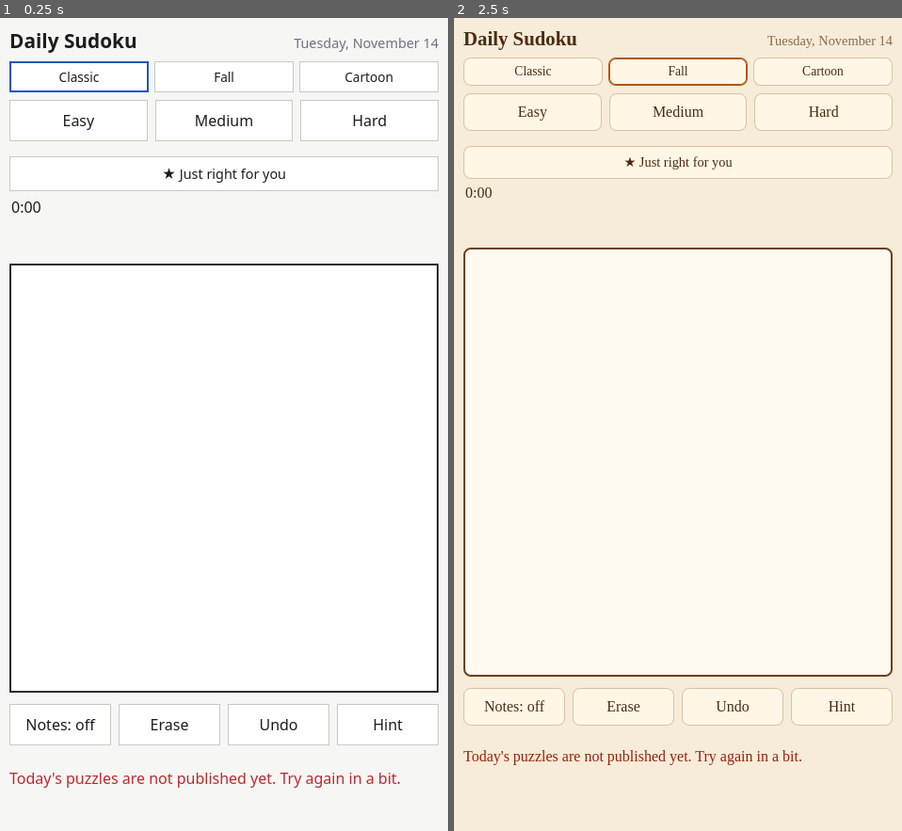
Above: before the commit, frames 1-2 (left to right).
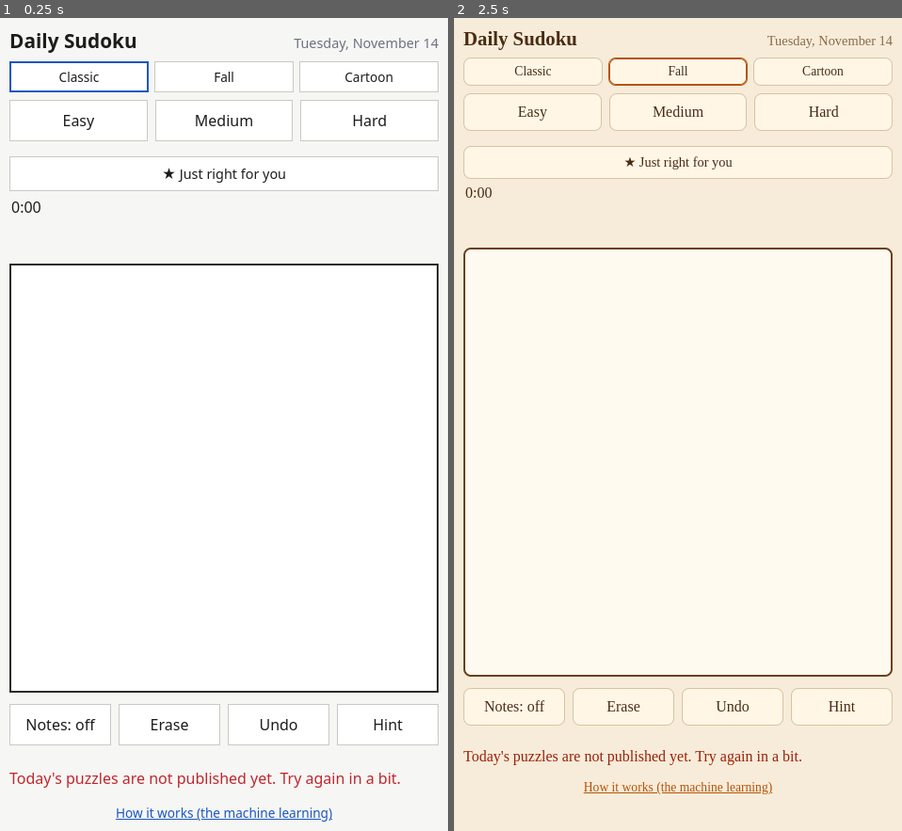
Above: after the commit, the same moments.

Repository: aiyma-a/daily-sudoku
Game: browser game, page docs/index.html
Same seed, same stepped clock (60 frames per second), same inputs: the game is played once before the commit and once after it.
Inputs:
- Up to frame 1 (0.25 s): no input
- Up to frame 2 (2.5 s): click "Classic" at 0.27 s; tap Space at 1.1, 1.6, 2.1 s; click "Hard" at 1.27 s; click "Medium" at 1.87 s; click "Hint" at 2.02 s; click "Fall" at 2.47 s

The runs differ from the first frame. In frame 1, 0.3% of the frame differs, in the area x 25-75%, y 97-99%; in frame 2, 0.3%.
Error in both runs: TypeError: Cannot read properties of null (reading 'hard')

Commit message:
Add How it works page with measured results
Co-Authored-By: Claude Sonnet 5.5 <noreply@anthropic.com>

Diff:
--- /dev/null
+++ b/docs/how.html
@@ -0,0 +1,104 @@
+<!doctype html>
+<html lang="en">
+<head>
+<meta charset="utf-8">
+<meta name="viewport" content="width=device-width, initial-scale=1">
+<title>How Daily Sudoku works</title>
+<link rel="stylesheet" href="style.css">
+<style>
+  section { background: var(--board-bg); border: 1px solid var(--line); padding: 12px 14px; margin: 12px 0; border-radius: var(--radius); }
+  h2 { font-size: 1.05rem; margin: 0 0 4px; }
+  .tag { display: inline-block; font-size: .72rem; font-weight: 700; color: var(--accent); border: 1px solid var(--accent); border-radius: 99px; padding: 1px 8px; margin-bottom: 6px; }
+  p { margin: 6px 0; line-height: 1.45; font-size: .95rem; }
+  .row { display: flex; align-items: center; gap: 8px; margin: 4px 0; font-size: .82rem; }
+  .row .name { width: 42%; }
+  .row .bar { flex: 1; background: var(--peer); height: 14px; }
+  .row .bar i { display: block; height: 100%; background: var(--note); }
+  .row.best .bar i { background: var(--accent); }
+  .row .val { width: 3.2em; text-align: right; font-variant-numeric: tabular-nums; }
+  small { color: var(--note); }
+  img { max-width: 100%; }
+  a.back { display: inline-block; margin: 8px 0; color: var(--accent); }
+</style>
+</head>
+<body>
+<main>
+  <a class="back" href="./">&larr; Back to the puzzles</a>
+  <h1>How it works</h1>
+  <p>Five small pieces of machine learning (ML) help behind the scenes. Every number below was measured on examples the model never saw during training.</p>
+
+  <section>
+    <span class="tag">Supervised learning &middot; regression</span>
+    <h2>1. Difficulty model</h2>
+    <p>Each puzzle is turned into 17 numbers (<b>feature engineering</b>), and a model of many small decision trees (<b>gradient boosting</b>) learns to predict how hard it is without solving it. How much of the real difficulty it explains (higher is better):</p>
+    <div id="diff"></div>
+    <p><small>The biggest clue it uses: how many cells are still empty after simple forced moves. Adding that feature raised the score from 43% to 81%.</small></p>
+    <img src="ml/predicted_vs_real.png" alt="Predicted vs real difficulty" width="320">
+  </section>
+
+  <section>
+    <span class="tag">Optimization</span>
+    <h2>2. Nightly puzzle picker</h2>
+    <p>Every night, 30 candidate puzzles are made per level. The difficulty model scores them and the one closest to the level's target is published. Easy stays easy, Hard stays hard.</p>
+  </section>
+
+  <section>
+    <span class="tag">Ranking</span>
+    <h2>3. Hint button</h2>
+    <p>Several moves are usually possible. A model scores each and suggests the one that unlocks the most new easy moves. Average usefulness lost compared with the best move (lower is better):</p>
+    <div id="hint"></div>
+  </section>
+
+  <section>
+    <span class="tag">Online learning</span>
+    <h2>4. Just right for you</h2>
+    <p>After every puzzle you finish, a tiny model learns how long you take at each difficulty (one small correction per solve, called <b>stochastic gradient descent</b>). It then picks the level that should take you about 8 minutes. It lives on your phone only.</p>
+    <p id="pace"><small></small></p>
+  </section>
+
+  <section>
+    <span class="tag">Classification &middot; anomaly detection</span>
+    <h2>5. Guess and stuck nudges</h2>
+    <p>A classifier estimates the chance a number you typed is right, without seeing the answer. A separate detector learns your usual pause length and speaks up only when a pause is unusual for you. Accuracy of the guess classifier:</p>
+    <div id="mist"></div>
+  </section>
+
+  <p><small>These models were trained on puzzles made by a program and on simulated play, not on real players yet. They learn your pace on this phone as you play.</small></p>
+</main>
+<script>
+  const th = localStorage.getItem("ds:theme");
+  if (th) document.body.dataset.theme = th;
+  function bars(el, rows, fmt, lowerBetter) {
+    const vals = rows.map((r) => r[1]);
+    const best = lowerBetter ? Math.min(...vals) : Math.max(...vals);
+    const max = Math.max(...vals) || 1;
+    el.innerHTML = rows.map(([n, v]) =>
+      `<div class="row${v === best ? " best" : ""}"><span class="name">${n}</span>` +
+      `<span class="bar"><i style="width:${Math.max(2, (v / max) * 100)}%"></i></span>` +
+      `<span class="val">${fmt(v)}</span></div>`).join("");
+  }
+  const pct = (v) => Math.round(v * 100) + "%";
+  fetch("ml/summary.json").then((r) => r.json()).then((s) => {
+    const d = s.difficulty.r2;
+    bars(document.getElementById("diff"), [
+      ["Guess the average", d["average (dumb baseline)"]],
+      ["Clue count only", d["linear on clue count"]],
+      ["Our model", d["gradient-boosted trees (shipped)"]]], pct, false);
+    const h = s.hint.regret;
+    bars(document.getElementById("hint"), [
+      ["Random move", h.random], ["First move found", h["first move"]], ["Our model", h.model]],
+      (v) => v.toFixed(2), true);
+    const m = s.mistake.acc;
+    bars(document.getElementById("mist"), [
+      ["Rule: 1 / options", m["1/candidates rule"]], ["Our model", m.model]], pct, false);
+  });
+  try {
+    const sk = JSON.parse(localStorage.getItem("ds:skill"));
+    const el = document.querySelector("#pace small");
+    el.textContent = sk && sk.n
+      ? `So far it has learned from ${sk.n} of your solves.`
+      : "It has not seen you solve a puzzle yet; it starts from a typical-solver guess.";
+  } catch (e) {}
+</script>
+</body>
+</html>
--- a/docs/index.html
+++ b/docs/index.html
@@ -40,6 +40,7 @@
   </div>
   <div id="pad"></div>
   <p id="error" hidden></p>
+  <p id="how"><a href="how.html">How it works (the machine learning)</a></p>
 </main>
 <script src="hint.js"></script>
 <script src="skill.js"></script>
--- /dev/null
+++ b/docs/ml/summary.json
@@ -0,0 +1,54 @@
+{
+ "difficulty": {
+  "puzzles": 8000,
+  "r2": {
+   "average (dumb baseline)": 0.0,
+   "linear on clue count": 0.317,
+   "gradient-boosted trees (shipped)": 0.806
+  },
+  "top_features": [
+   [
+    "left_after_singles",
+    0.8901
+   ],
+   [
+    "candidate_entropy",
+    0.0261
+   ],
+   [
+    "left_after_naked",
+    0.0223
+   ],
+   [
+    "avg_candidates",
+    0.0094
+   ],
+   [
+    "cells_2_cand",
+    0.0085
+   ],
+   [
+    "hidden_singles_at_start",
+    0.008
+   ]
+  ]
+ },
+ "hint": {
+  "regret": {
+   "model": 0.571,
+   "random": 1.289,
+   "first move": 1.264
+  },
+  "top1": 0.565
+ },
+ "mistake": {
+  "auc": {
+   "model": 0.892,
+   "1/candidates rule": 0.834
+  },
+  "acc": {
+   "model": 0.818,
+   "1/candidates rule": 0.742
+  }
+ }
+}
--- a/docs/style.css
+++ b/docs/style.css
@@ -150,3 +150,5 @@
 #fit { width: 100%; margin: 8px 0 0; padding: 8px; font-size: .9rem; }
 #hint.pulse { animation: hintbtn 1s ease-in-out infinite; border-color: var(--accent); }
 @keyframes hintbtn { 50% { box-shadow: 0 0 0 4px color-mix(in srgb, var(--accent) 35%, transparent); } }
+#how { text-align: center; margin: 14px 0 0; font-size: .85rem; }
+#how a { color: var(--accent); }
